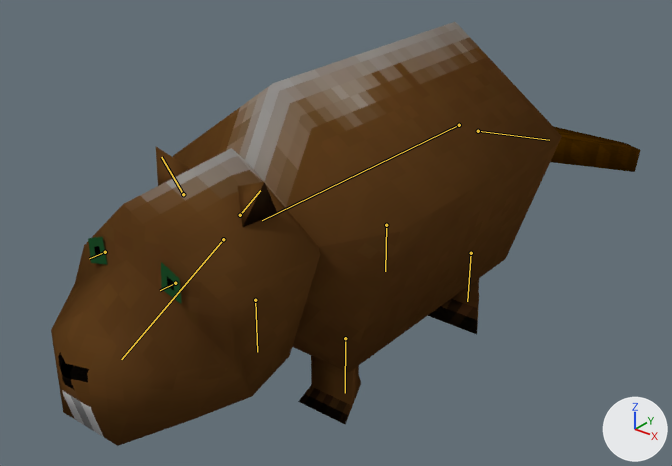
Two versions of the Blender file Environment/BlenderFiles/Bobro.blend, one commit apart.
One viewpoint serves both versions: a camera (50 mm lens) standing at (1.58, -1.97, 1.64) and looking at (-0.11, 0.14, 0.33). Every picture has the same lights, and +X, +Y and +Z are marked at lower right. The bones that bend it are drawn over the model as lines.

The first picture shows 'SM_Bobro'.
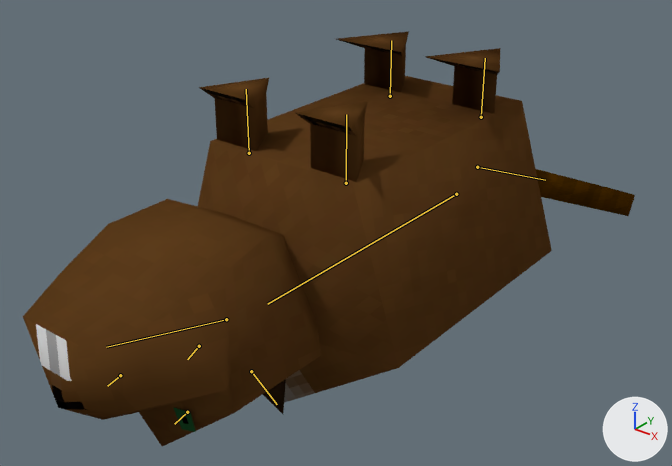
The newer file adds an action. The first version stands in its rest pose; the second is drawn at frame 72 of the action 'Flipped'.

Where the change shows, as pixel boxes (x1, y1, x2, y2) in the pictures (672 x 466 px):
'SM_Bobro', posed
    before: (51, 22, 641, 446)
    after: (23, 31, 635, 446)
bone 'Spine', root to tip
    before: (459, 125) to (262, 220)
    after: (456, 194) to (267, 304)
bone 'Head', root to tip
    before: (223, 239) to (121, 359)
    after: (226, 319) to (106, 347)
bone 'Tail', root to tip
    before: (478, 131) to (549, 140)
    after: (477, 167) to (545, 180)
bone 'HindLegLeft', root to tip
    before: (471, 253) to (467, 301)
    after: (390, 96) to (391, 40)
bone 'HindLegRight', root to tip
    before: (386, 225) to (385, 271)
    after: (481, 117) to (485, 58)
bone 'FrontLegLeft', root to tip
    before: (345, 338) to (345, 393)
    after: (249, 153) to (246, 89)
bone 'FrontLegRight', root to tip
    before: (255, 300) to (257, 352)
    after: (346, 183) to (346, 114)
bone 'LeftEar', root to tip
    before: (240, 215) to (260, 190)
    after: (199, 346) to (187, 359)
bone 'RightEar', root to tip
    before: (183, 194) to (161, 157)
    after: (251, 371) to (277, 404)
bone 'LeftEye', root to tip
    before: (175, 283) to (160, 290)
    after: (120, 375) to (107, 386)
bone 'RightEye', root to tip
    before: (105, 252) to (89, 258)
    after: (187, 412) to (174, 424)

The change, as a diff of the scene's bpy script:
```diff
--- a/Environment/BlenderFiles/Bobro.blend.py
+++ b/Environment/BlenderFiles/Bobro.blend.py
@@ bone_spine @@
 bone_spine = bpy.data.objects['SK_Bobro'].pose.bones['Spine']
-bone_spine.location = (0.0, 0.0, 0.0)
-bone_spine.rotation_quaternion = (1.0, 0.0, 0.0, 0.0)  # degrees (0, 0, 0)
+bone_spine.location = (0.008, 0.0, 0.257)
+bone_spine.rotation_quaternion = (0.0, 0.0, -1.0, 0.0)  # degrees (0, 180, 0)
@@ bone_head @@
 bone_head = bpy.data.objects['SK_Bobro'].pose.bones['Head']
-bone_head.location = (0.0, 0.0, 0.0)
-bone_head.rotation_quaternion = (1.0, 0.0, 0.0, 0.0)  # degrees (0, 0, 0)
+bone_head.location = (0.008, 0.118, 0.199)
+bone_head.rotation_quaternion = (0.0, 0.0, -0.932, 0.363)  # degrees (43, 180, 0)
@@ bone_tail @@
 bone_tail = bpy.data.objects['SK_Bobro'].pose.bones['Tail']
-bone_tail.location = (0.0, 0.0, 0.0)
-bone_tail.rotation_quaternion = (1.0, 0.0, 0.0, 0.0)  # degrees (0, 0, 0)
+bone_tail.location = (0.008, 0.045, -0.13)
+bone_tail.rotation_quaternion = (0.0, 0.0, 1.0, -0.031)  # degrees (3, -180, 0)
@@ bone_hindlegleft @@
 bone_hindlegleft = bpy.data.objects['SK_Bobro'].pose.bones['HindLegLeft']
-bone_hindlegleft.location = (0.0, 0.0, 0.0)
-bone_hindlegleft.rotation_quaternion = (1.0, 0.0, 0.0, 0.0)  # degrees (0, 0, 0)
+bone_hindlegleft.location = (-0.353, -0.483, 0.0)
+bone_hindlegleft.rotation_quaternion = (0.0, 0.0, 0.0, 1.0)  # degrees (0, 0, 180)
@@ bone_hindlegright @@
 bone_hindlegright = bpy.data.objects['SK_Bobro'].pose.bones['HindLegRight']
-bone_hindlegright.location = (0.0, 0.0, 0.0)
-bone_hindlegright.rotation_quaternion = (1.0, 0.0, 0.0, 0.0)  # degrees (0, 0, 0)
+bone_hindlegright.location = (0.353, -0.483, 0.0)
+bone_hindlegright.rotation_quaternion = (0.0, 0.0, 0.0, 1.0)  # degrees (0, 0, 180)
@@ bone_frontlegleft @@
 bone_frontlegleft = bpy.data.objects['SK_Bobro'].pose.bones['FrontLegLeft']
-bone_frontlegleft.location = (0.0, 0.0, 0.0)
-bone_frontlegleft.rotation_quaternion = (1.0, 0.0, 0.0, 0.0)  # degrees (0, 0, 0)
+bone_frontlegleft.location = (-0.353, -0.483, 0.0)
+bone_frontlegleft.rotation_quaternion = (0.0, 0.0, 0.0, 1.0)  # degrees (0, 0, 180)
@@ bone_frontlegright @@
 bone_frontlegright = bpy.data.objects['SK_Bobro'].pose.bones['FrontLegRight']
-bone_frontlegright.location = (0.0, 0.0, 0.0)
-bone_frontlegright.rotation_quaternion = (1.0, 0.0, 0.0, 0.0)  # degrees (0, 0, 0)
+bone_frontlegright.location = (0.353, -0.483, 0.0)
+bone_frontlegright.rotation_quaternion = (0.0, 0.0, 0.0, 1.0)  # degrees (0, 0, 180)
@@ bone_leftear @@
 bone_leftear = bpy.data.objects['SK_Bobro'].pose.bones['LeftEar']
-bone_leftear.location = (0.0, 0.0, 0.0)
-bone_leftear.rotation_quaternion = (1.0, 0.0, 0.0, 0.0)  # degrees (0, 0, 0)
+bone_leftear.location = (-0.149, -0.479, 0.009)
+bone_leftear.rotation_quaternion = (0.0, 0.065, 0.077, 0.995)  # degrees (9, -7, 179)
@@ bone_rightear @@
 bone_rightear = bpy.data.objects['SK_Bobro'].pose.bones['RightEar']
-bone_rightear.location = (0.0, 0.0, 0.0)
-bone_rightear.rotation_quaternion = (1.0, 0.0, 0.0, 0.0)  # degrees (0, 0, 0)
+bone_rightear.location = (0.141, -0.486, 0.009)
+bone_rightear.rotation_quaternion = (0.0, -0.065, 0.077, 0.995)  # degrees (9, 7, -179)
@@ bone_lefteye @@
 bone_lefteye = bpy.data.objects['SK_Bobro'].pose.bones['LeftEye']
-bone_lefteye.location = (0.0, 0.0, 0.0)
-bone_lefteye.rotation_quaternion = (1.0, 0.0, 0.0, 0.0)  # degrees (0, 0, 0)
+bone_lefteye.location = (-0.225, 0.01, -0.372)
+bone_lefteye.rotation_quaternion = (0.0, 0.107, -0.994, 0.009)  # degrees (1, -180, 12)
@@ bone_righteye @@
 bone_righteye = bpy.data.objects['SK_Bobro'].pose.bones['RightEye']
-bone_righteye.location = (0.0, 0.0, 0.0)
-bone_righteye.rotation_quaternion = (1.0, 0.0, 0.0, 0.0)  # degrees (0, 0, 0)
+bone_righteye.location = (-0.432, -0.008, 0.086)
+bone_righteye.rotation_quaternion = (0.0, 0.107, -0.994, 0.009)  # degrees (1, -180, 12)
```
